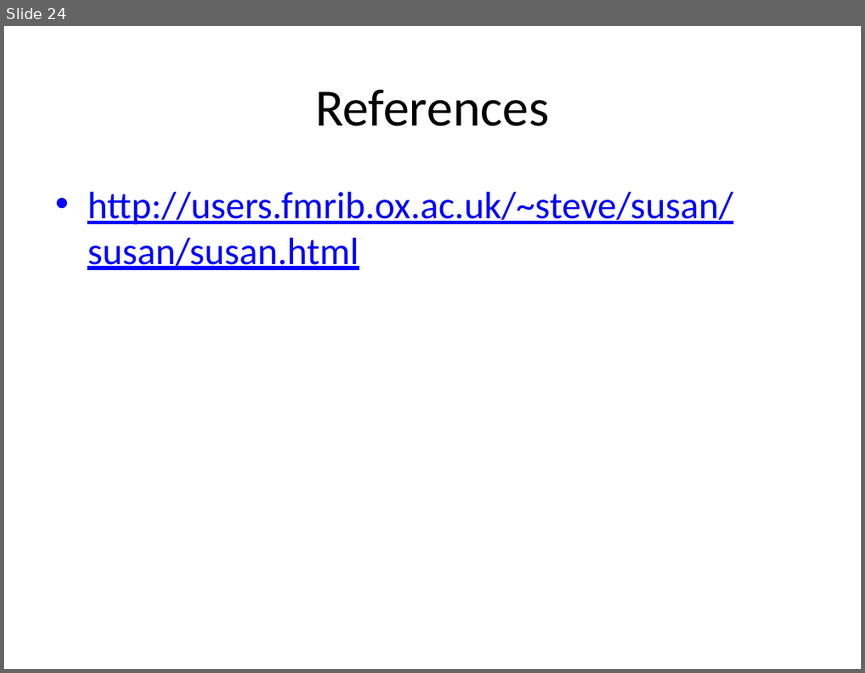
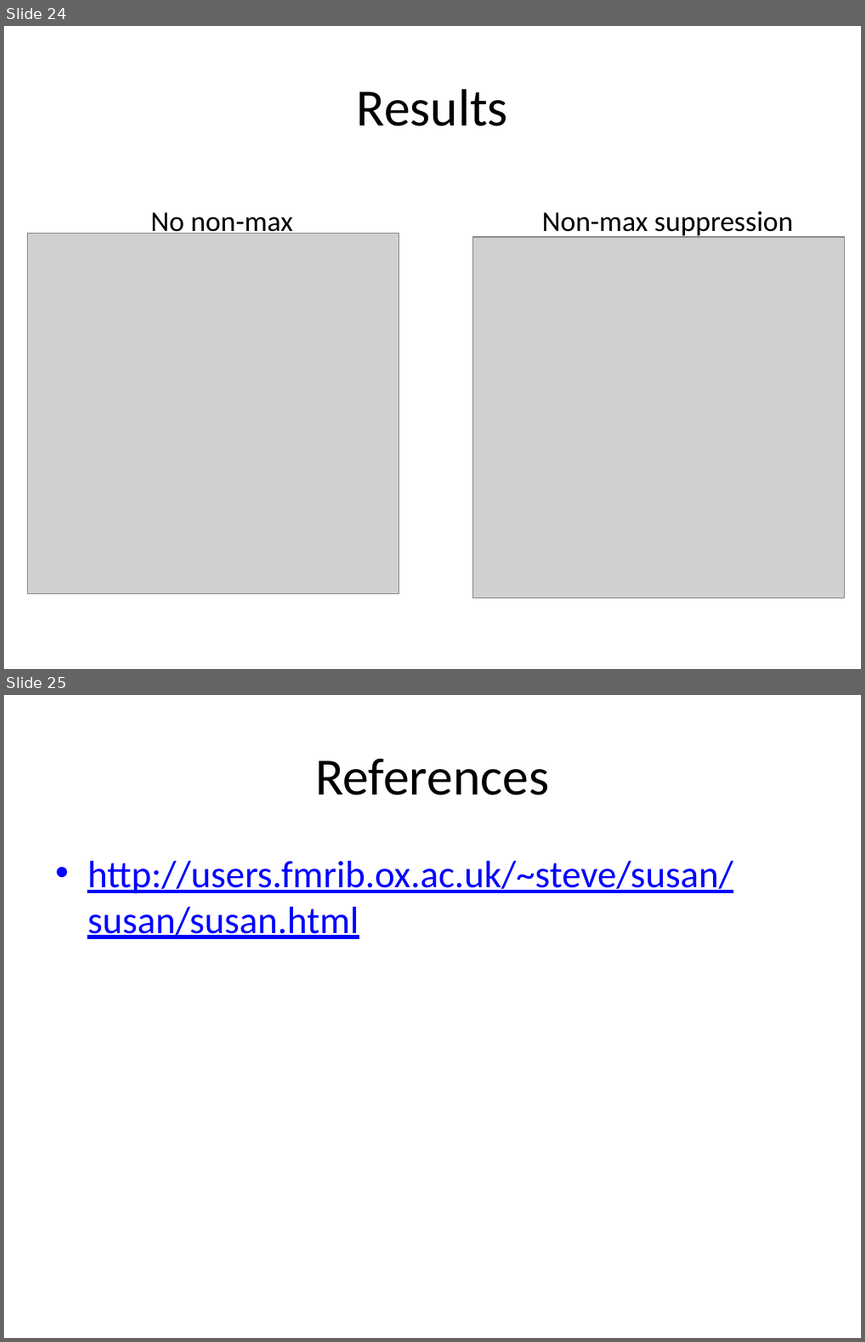
Before and after one commit to michaelwh/susanedge, a slide deck: michael-susanedge-presentation.pptx. Shown one above the other, each under a label of ours: slide 24 before the commit, slides 24 and 25 after it. The pictures are 865x673 and 865x1342 pixels, drawn with LibreOffice and Linux fonts; fonts in the diff are those of the drawing; grey boxes stand for pictures. Boxes give left, top, right and bottom in pixels: in the first picture for what was removed or moved away, otherwise in the second. Text is boxed around its words. In the diff, an @@ line names an element or a change of style, - is before the commit and + after.

```diff
--- a/michael-susanedge-presentation.pptx
+++ b/michael-susanedge-presentation.pptx
@@ slide 24 added at (x1=4, y1=26, x2=861, y2=669), background #FFFFFF @@
@@ title added at (x1=357, y1=89, x2=508, y2=126), 44 pt, text #000000 @@
+Results
@@ text added at (x1=151, y1=212, x2=293, y2=238), 24 pt, text #000000 @@
+No non-max
@@ text added at (x1=542, y1=211, x2=793, y2=238), 24 pt, text #000000 @@
+Non-max suppression
@@ picture added at (x1=28, y1=233, x2=399, y2=593) @@
@@ picture added at (x1=472, y1=237, x2=844, y2=597) @@
@@ what was slide 24 is now slide 25 @@
```
Also in this commit, not shown: 4 slides changed, 4 other slides added, 4 slides removed.
